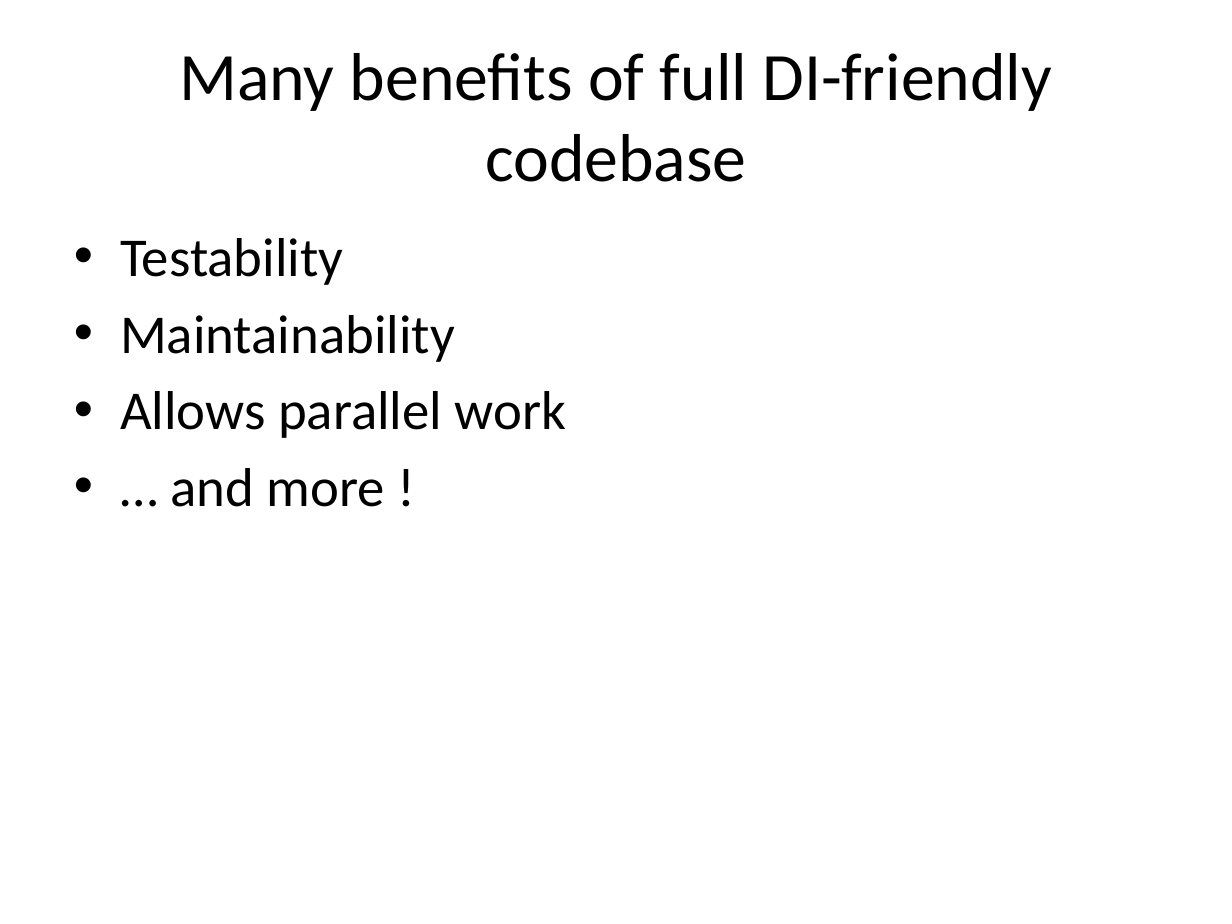
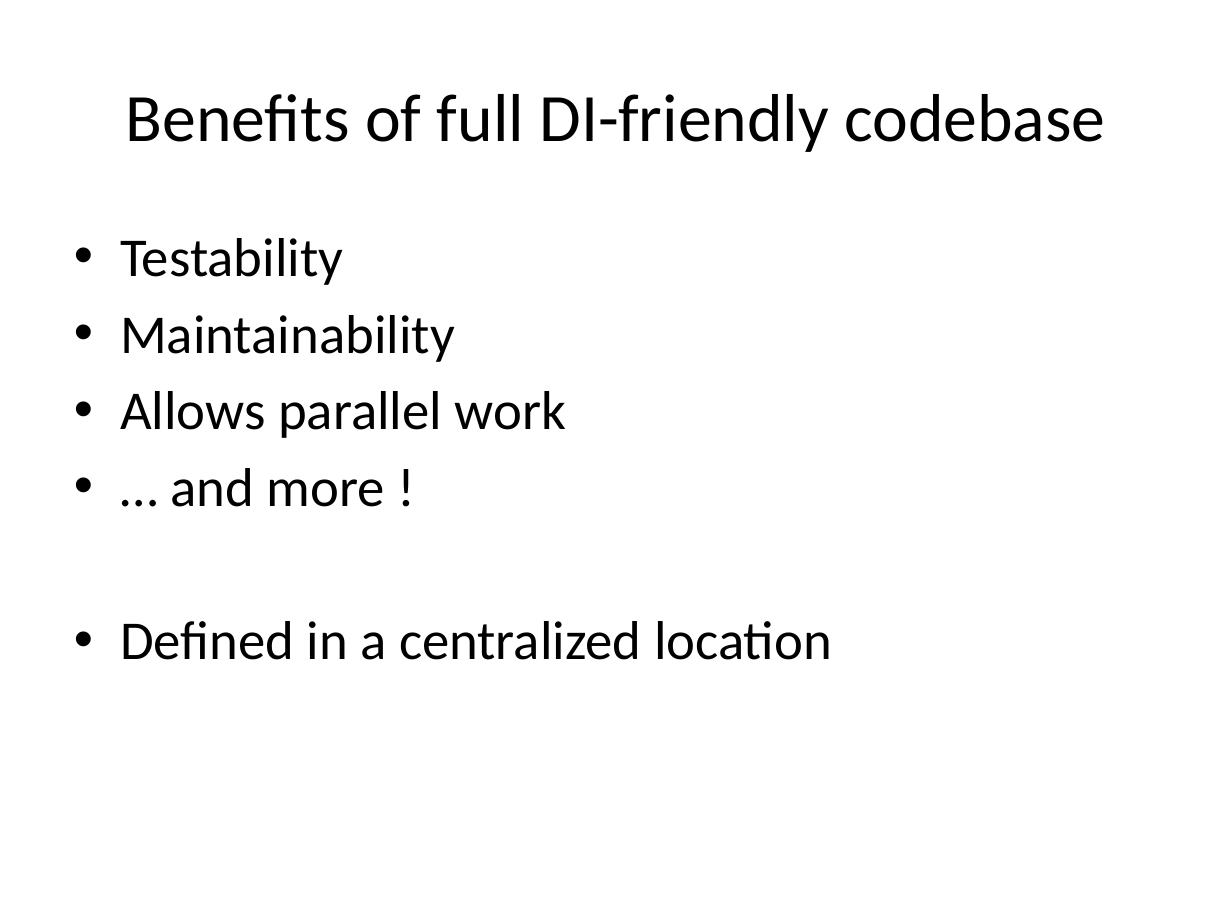
Before and after one commit to tsimbalar/DependencyInjectionTheRightWay, a slide deck: slide 32 of Dependency Injection - the right way.pptx (slide 31 before the commit). Drawn at 1232x924 pixels with LibreOffice and Linux fonts; fonts in the diff are those of the drawing. Boxes give left, top, right and bottom in pixels: in the first picture for what was removed or moved away, otherwise in the second. Text is boxed around its words. In the diff, an @@ line names an element or a change of style, - is before the commit and + after.

```diff
--- a/Dependency Injection - the right way.pptx
+++ b/Dependency Injection - the right way.pptx
@@ title at (126, 94, 1105, 152): text changed @@
-Many benefits of full DI-friendly codebase
+Benefits of full DI-friendly codebase
@@ text at (120, 621, 832, 660): paragraph added @@
+• Defined in a centralized location
```
Also in this commit, not shown: 17 other slides changed, 1 slide added.
